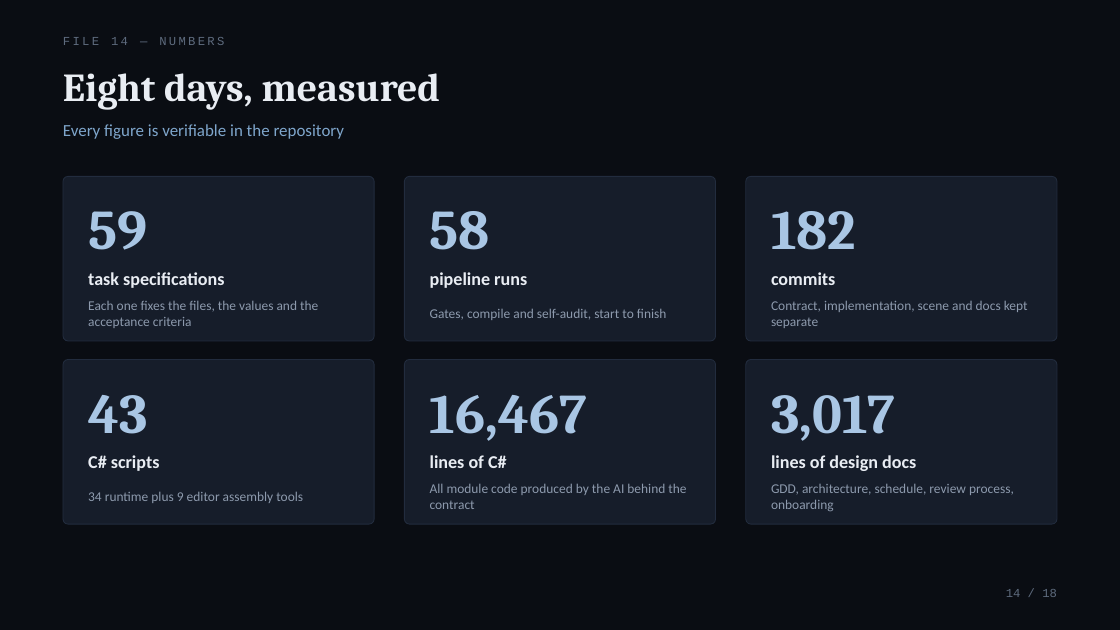
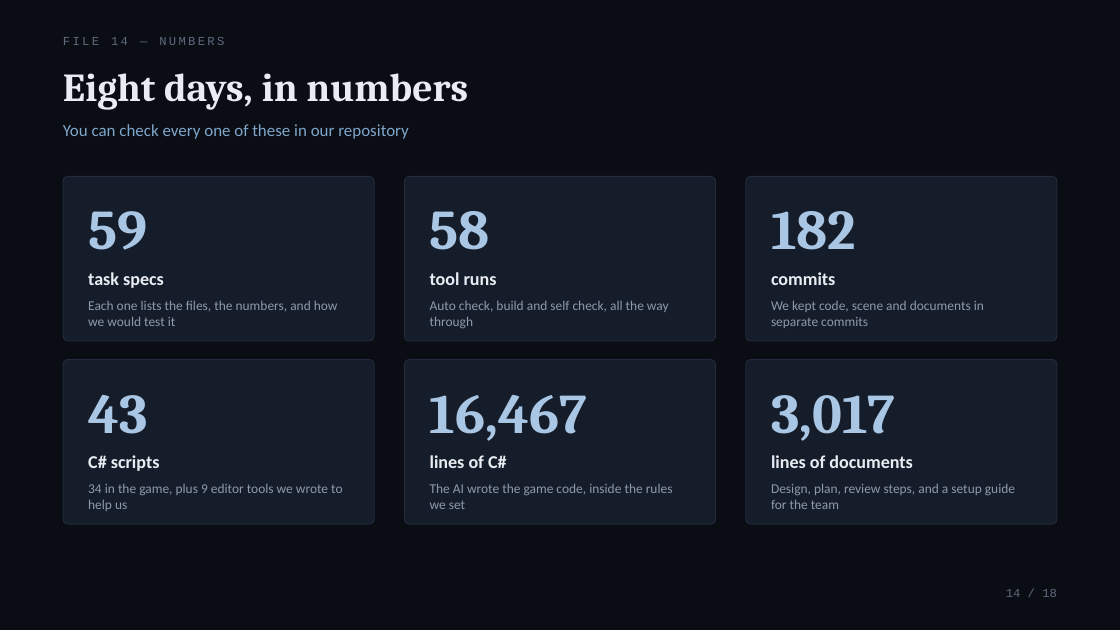
Before and after one commit to chyh106504480-byte/RESIDUUM, a slide deck: slide 14 of Docs/decks/RESIDUUM_Final_EN.pptx. Drawn at 1120x630 pixels with LibreOffice and Linux fonts; fonts in the diff are those of the drawing. Boxes give left, top, right and bottom in pixels: in the first picture for what was removed or moved away, otherwise in the second. Text is boxed around its words. In the diff, an @@ line names an element or a change of style, - is before the commit and + after.

Commit message:
assets+docs: 导入手印贴图，更新演示讲稿，新增 T41 任务包

```diff
--- a/Docs/decks/RESIDUUM_Final_EN.pptx
+++ b/Docs/decks/RESIDUUM_Final_EN.pptx
@@ text at <box>63,73,468,110</box>: text changed @@
-Eight days, measured
+Eight days, in numbers
@@ text at <box>63,124,408,139</box>: text changed @@
-Every figure is verifiable in the repository
+You can check every one of these in our repository
@@ text at <box>88,272,164,288</box>: text changed @@
-task specifications
+task specs
@@ text at <box>430,272,497,285</box>: text changed @@
-pipeline runs
+tool runs
@@ text at <box>88,300,338,326</box>: text changed @@
-Each one fixes the files, the values and the acceptance criteria
+Each one lists the files, the numbers, and how we would test it
@@ text at <box>430,300,669,328</box>: text changed @@
-Gates, compile and self-audit, start to finish
+Auto check, build and self check, all the way through
@@ text at <box>771,300,984,328</box>: text changed @@
-Contract, implementation, scene and docs kept separate
+We kept code, scene and documents in separate commits
@@ text at <box>771,455,912,468</box>: text changed @@
-lines of design docs
+lines of documents
@@ text at <box>88,484,342,511</box>: text changed @@
-34 runtime plus 9 editor assembly tools
+34 in the game, plus 9 editor tools we wrote to help us
@@ text at <box>430,483,673,509</box>: text changed @@
-All module code produced by the AI behind the contract
+The AI wrote the game code, inside the rules we set
@@ text at <box>771,483,1015,509</box>: text changed @@
-GDD, architecture, schedule, review process, onboarding
+Design, plan, review steps, and a setup guide for the team
```
Also in this commit, not shown: 17 other slides changed, 6 other files.
